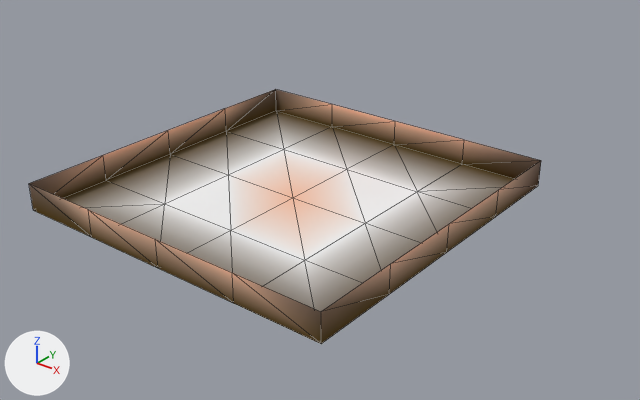
The glTF model ballpit64/assets/map.glb, before and after one commit.
Camera for both pictures: a 50 mm lens placed at (23.3, -27.2, 17.2), pointed at (-0.4, 2.5, -1.2). Every picture has the same lights, and +X, +Y and +Z are marked at lower left. The picture after the commit comes second. Mesh edges are drawn as thin lines. Vertices at exactly the same position are counted once.
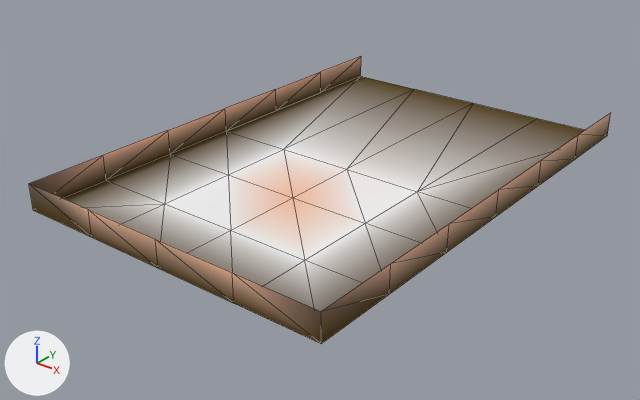
Location of each change, [x1, y1, x2, y2] in pixels of the pictures (640 x 400 px; the box of a moved part takes in the faces that stretch with it):
'Plane', reshaped (14% wider, 12% taller): before [29, 89, 541, 344]; after [29, 57, 611, 344]
part 1 of me_plane, moved or reshaped: before [227, 104, 541, 209]; after [227, 57, 611, 209]
part 2 of me_plane, recoloured: before [226, 89, 541, 191]; after [226, 72, 541, 191]

Edits to the bpy script that builds the scene:
```text
Change me_plane:
    used by ob_plane; location = (0.0, 0.0, 0.0)
    remove me_plane.from_pydata(...)  # 41 vertices, 64 faces; spans x -8.0..8.0, y -8.0..8.0, z 0.0..1.3
    add me_plane.from_pydata(...)  # 46 vertices, 64 faces; spans x -8.0..8.0, y -8.0..16.0, z 0.0..1.3
    me_plane part 1
    4 vertices are removed from x -4.0..4.0, y 8.0, z 0.0..1.3
    15 faces are deleted
    2 vertices move from x -4.0..4.0, y 8.0, z 1.3 to x -8.0..8.0, y 12.0, z 1.3
    4 vertices are added at (-8.0, 16.0, 1.3), (8.0, 16.0, 1.3), (-8.0, 12.0, 0.0), (8.0, 12.0, 0.0)
    5 new vertices lie (0.0, 12.0, 0.0) away from vertices in x -8.0..8.0, y 4.0, z 0.0
    8 new faces join them, mat_f3dlite_material
    7 new faces join them, mat_border
    me_plane part 2: 5 kept faces spanning x -8.0..8.0, y 4.0..12.0, z 0.0..1.3 get new vertex colours; the middle colour goes from beige #baa08b to beige #ddbfa7
```
